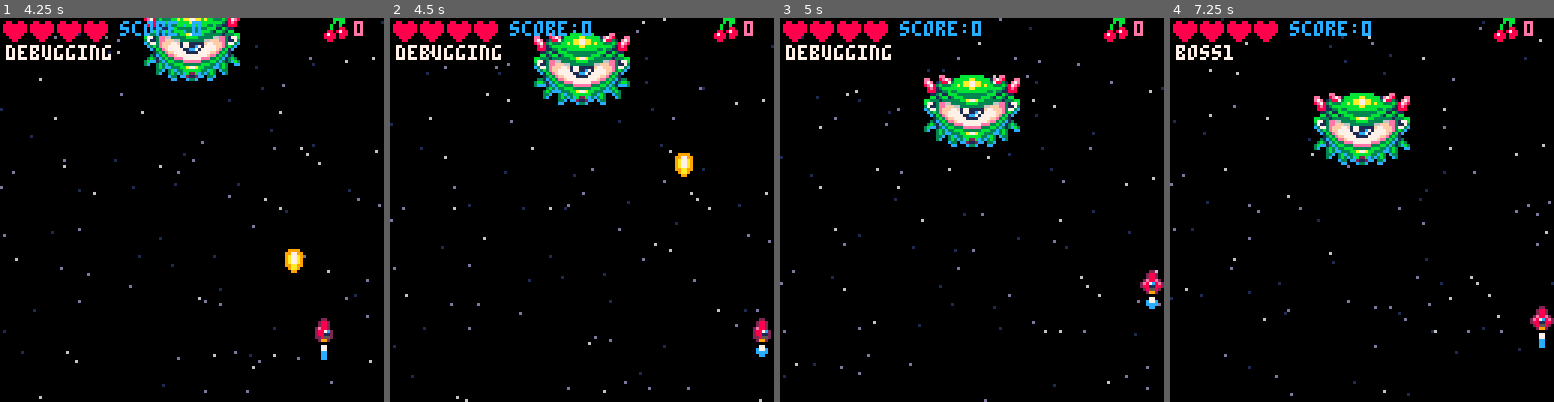
Above: before the commit, frames 1-4 (left to right).
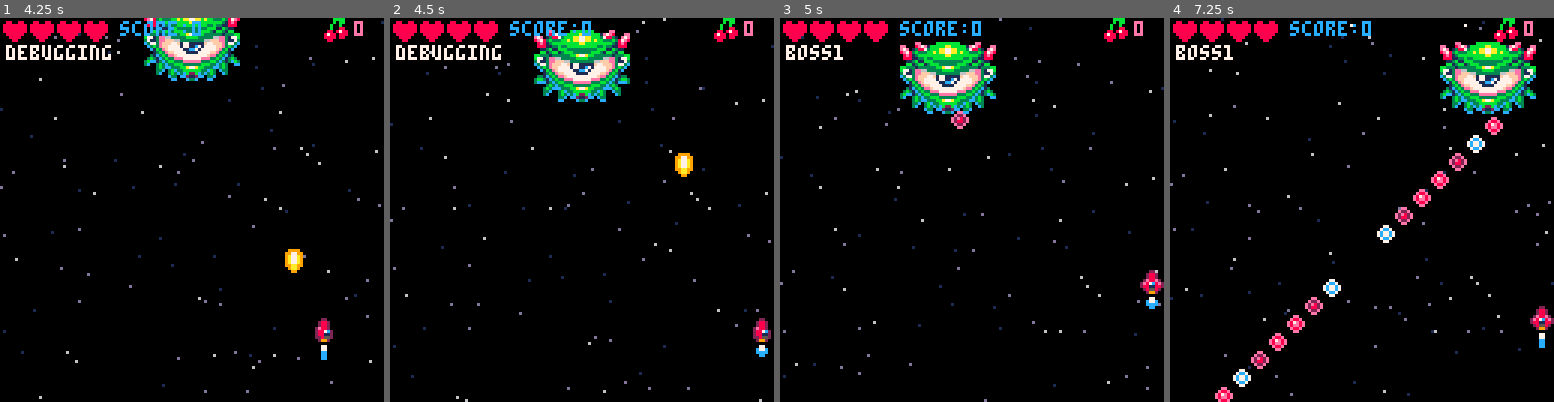
Above: after the commit, the same moments.

Repository: shanehendrickson/shmup
Game: PICO-8 cartridge shmup.p8
Two runs of this game, one before a commit and one after it. Both use one fixed random seed, a clock stepped at 60 frames per second and the inputs below.
Inputs:
- Up to frame 1 (4.25 s): tap X (X key) at 0.33, 1.07, 1.85, 2.97, 4.08 s; tap O (Z key) at 0.7, 1.7, 2.1, 2.5, 2.9, 3.3, 3.7, 4.1 s; hold Right 1.6-2.1 s; hold Up 2.15-2.42 s; hold Right 2.47-3.03 s; hold Left 3.08-3.58 s; hold Down 3.63-3.97 s; hold Right from 4.02 s (still down)
- Up to frame 2 (4.5 s): keep holding Right
- Up to frame 3 (5 s): tap O (Z key) at 4.5, 4.9 s; release Right at 4.68 s; hold Up from 4.73 s (still down)
- Up to frame 4 (7.25 s): release Up at 5.03 s; hold Left 5.08-5.68 s; tap X (X key) at 5.2, 6.32 s; tap O (Z key) every 0.4 s from 5.3 to 6.9 s; hold Down 5.73-6.03 s; hold Right 6.08-6.58 s; hold Right 6.63-7.13 s; hold Up from 7.18 s (still down)

Frame 1 is identical in both runs. In frame 2, 3.0% of the frame differs, in the area x 37-63%, y 3-23%; in frame 3, 6.4%; in frame 4, 9.8%, in the area x 11-96%, y 1-100%.

Commit message:
boss phase 1

Diff:
--- a/4_waves.lua
+++ b/4_waves.lua
@@ -168,7 +168,7 @@
         myen.y=-24
 
         myen.posx=48
-        myen.posy=25
+        myen.posy=8
 
         myen.boss=true
 
--- a/6_bullets.lua
+++ b/6_bullets.lua
@@ -23,9 +23,12 @@
     myebul.bulmode = true
     if myen.boss != true then
         myen.flash = 4
+        sfx(29)
+    else
+        sfx(34)
+
     end
     add(ebuls, myebul)
-    sfx(29)
     return myebul
 end
 
--- a/7_boss.lua
+++ b/7_boss.lua
@@ -1,33 +1,51 @@
---boss
+--myen
 
-function boss1(boss)
+function boss1(myen)
+    --movement: left and right
+    local spd = 2
+    if myen.sx == 0 or myen.x >= 93 then
+        myen.sx = -spd
+    end
+    if myen.x <= 3 then
+        myen.sx = spd
+    end
+
+    --shooting
+    if t % 30 > 3 then
+        if t % 3 == 0 then
+            fire(myen, 0, 2)
+        end
+    end
+
+    --transition
     debug = "boss1"
-    if boss.phbegin + 8 * 30 < t then
-        boss.mission = "boss2"
-        boss.phbegin = t
+    if myen.phbegin + 8 * 30 < t then
+        myen.mission = "boss2"
+        myen.phbegin = t
+    end
+    move(myen)
+end
+function boss2(myen)
+    debug = "boss2"
+    if myen.phbegin + 8 * 30 < t then
+        myen.mission = "boss3"
+        myen.phbegin = t
     end
 end
-function boss2(boss)
-    debug = "boss2"
-    if boss.phbegin + 8 * 30 < t then
-        boss.mission = "boss3"
-        boss.phbegin = t
+function boss3(myen)
+    debug = "boss3"
+    if myen.phbegin + 8 * 30 < t then
+        myen.mission = "boss4"
+        myen.phbegin = t
     end
 end
-function boss3(boss)
-    debug = "boss3"
-    if boss.phbegin + 8 * 30 < t then
-        boss.mission = "boss4"
-        boss.phbegin = t
+function boss4(myen)
+    debug = "boss4"
+    if myen.phbegin + 8 * 30 < t then
+        myen.mission = "boss1"
+        myen.phbegin = t
     end
 end
-function boss4(boss)
-    debug = "boss4"
-    if boss.phbegin + 8 * 30 < t then
-        boss.mission = "boss1"
-        boss.phbegin = t
-    end
-end
-function boss5(boss)
+function boss5(myen)
     --asplodey
 end
